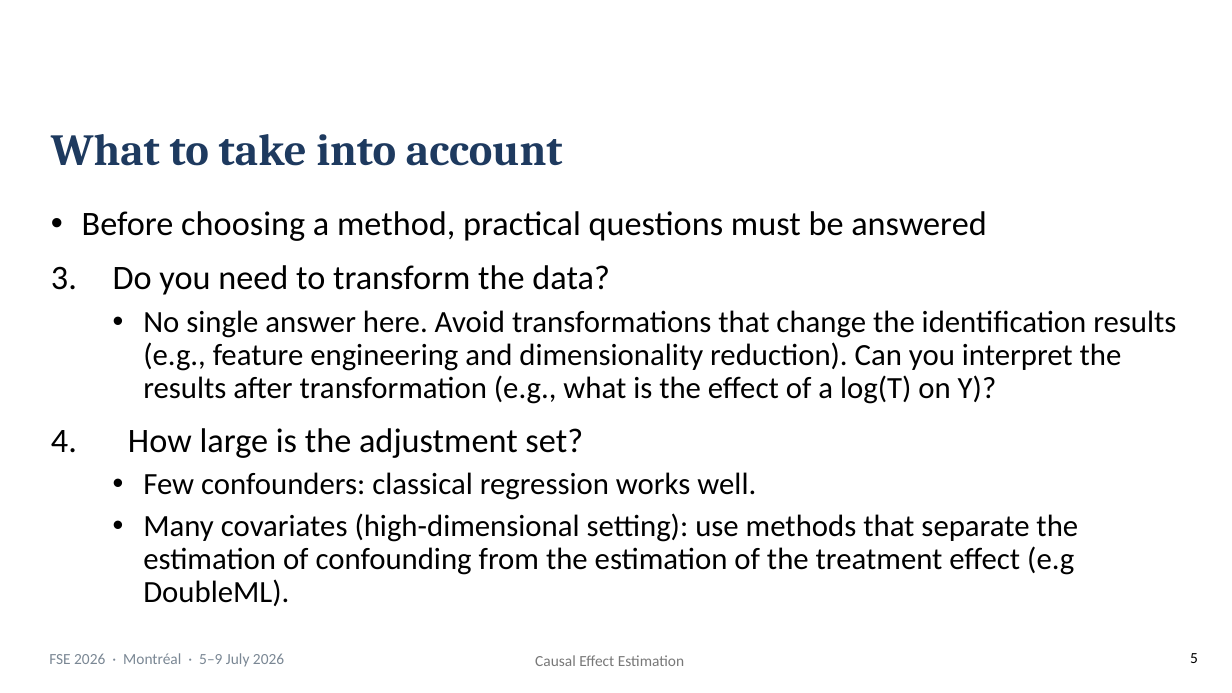
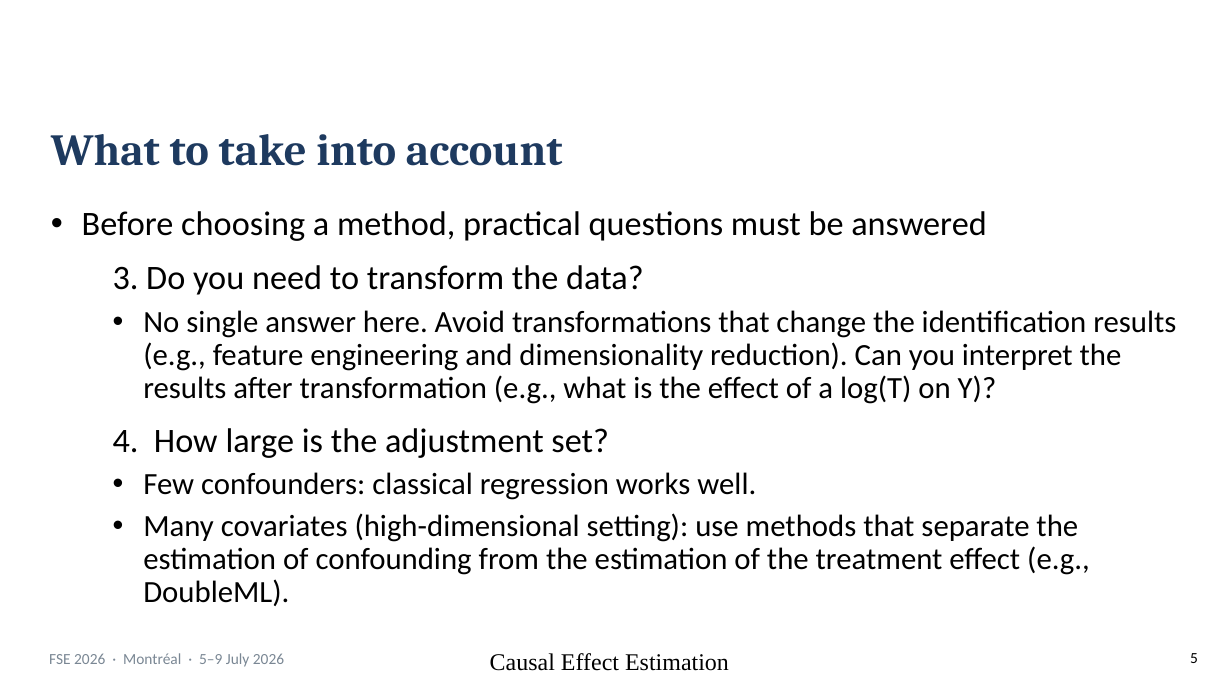
Before and after one commit to martinheyn/CI4SE_Tutorial, a slide deck: slide 5 of slides/Part 5 Causal Effect Estimation.pptx. Drawn at 1232x693 pixels with LibreOffice and Linux fonts; fonts in the diff are those of the drawing; background and template pictures are left out. Boxes give left, top, right and bottom in pixels: in the first picture for what was removed or moved away, otherwise in the second. Text is boxed around its words. In the diff, an @@ line names an element or a change of style, - is before the commit and + after.

```diff
--- a/slides/Part 5 Causal Effect Estimation.pptx
+++ b/slides/Part 5 Causal Effect Estimation.pptx
@@ text at [113, 265, 643, 295]: text changed @@
-3. Do you need to transform the data?
+3. Do you need to transform the data?
@@ text at [113, 428, 609, 458]: text changed @@
-4. How large is the adjustment set?
+4. How large is the adjustment set?
@@ text at [143, 513, 1090, 606]: text changed @@
-  • Many covariates (high-dimensional setting): use methods that separate the estimation of confounding from the estimation of the treatment effect (e.g DoubleML).
+  • Many covariates (high-dimensional setting): use methods that separate the estimation of confounding from the estimation of the treatment effect (e.g., DoubleML).
@@ text "Causal Effect Estimation" at [490, 653, 729, 671]: size 9 to 14 pt, font Calibri to Times New Roman, text colour #797979 to #000000 @@
```
Also in this commit, not shown: 4 other slides changed, 1 slide added, 3 other files.
